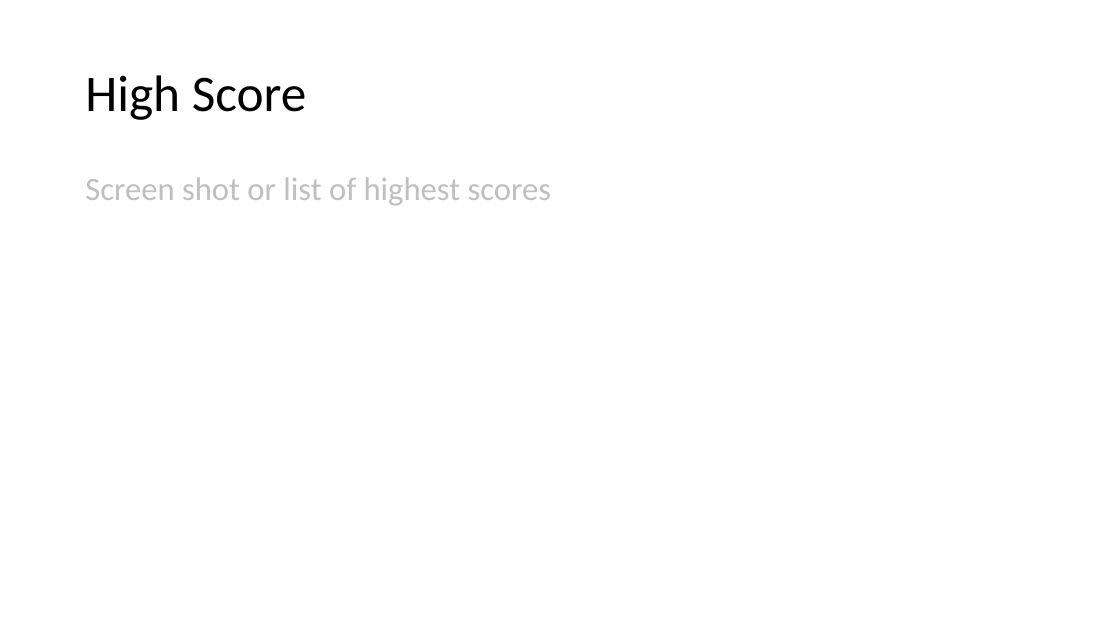
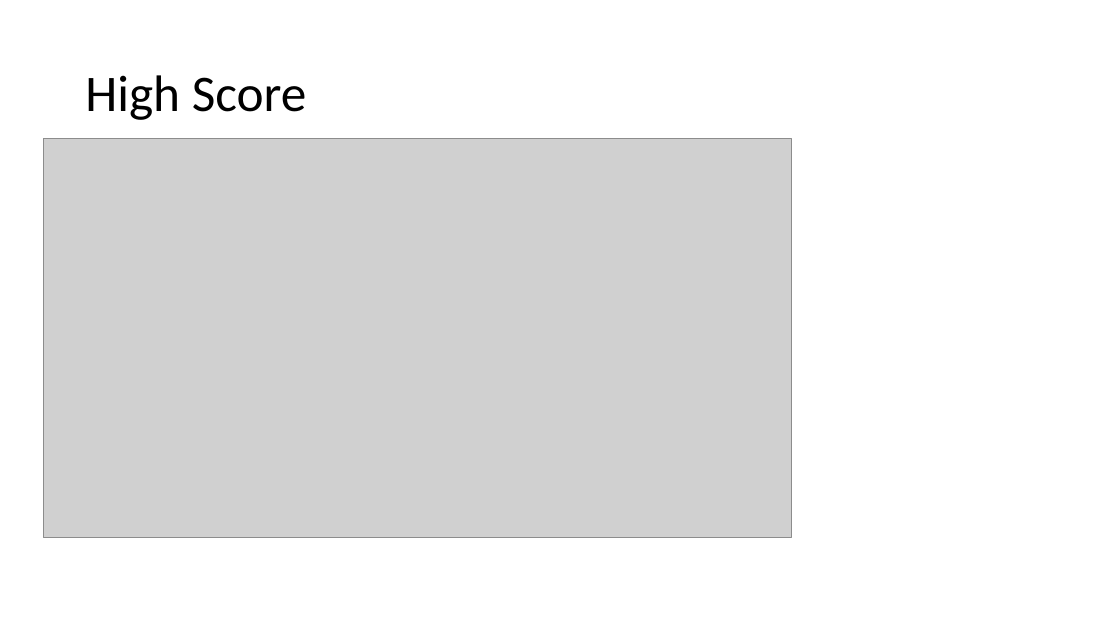
Before and after one commit to LuckyLuke00/Gameplay_Programming, a slide deck: slide 6 of DAE15_Kinoo_Lucas_GPP-Exam2022/GPP_ZombieAI_KinooLucas_2DAE15.pptx. Drawn at 1120x630 pixels with LibreOffice and Linux fonts; fonts in the diff are those of the drawing; grey boxes stand for pictures. Boxes give left, top, right and bottom in pixels: in the first picture for what was removed or moved away, otherwise in the second. Text is boxed around its words. In the diff, an @@ line names an element or a change of style, - is before the commit and + after.

```diff
--- a/DAE15_Kinoo_Lucas_GPP-Exam2022/GPP_ZombieAI_KinooLucas_2DAE15.pptx
+++ b/DAE15_Kinoo_Lucas_GPP-Exam2022/GPP_ZombieAI_KinooLucas_2DAE15.pptx
@@ picture added at [44,138,791,538] @@
@@ text removed at [85,177,551,205] @@
-Screen shot or list of highest scores
```
Also in this commit, not shown: 4 other slides changed, 9 other files.
